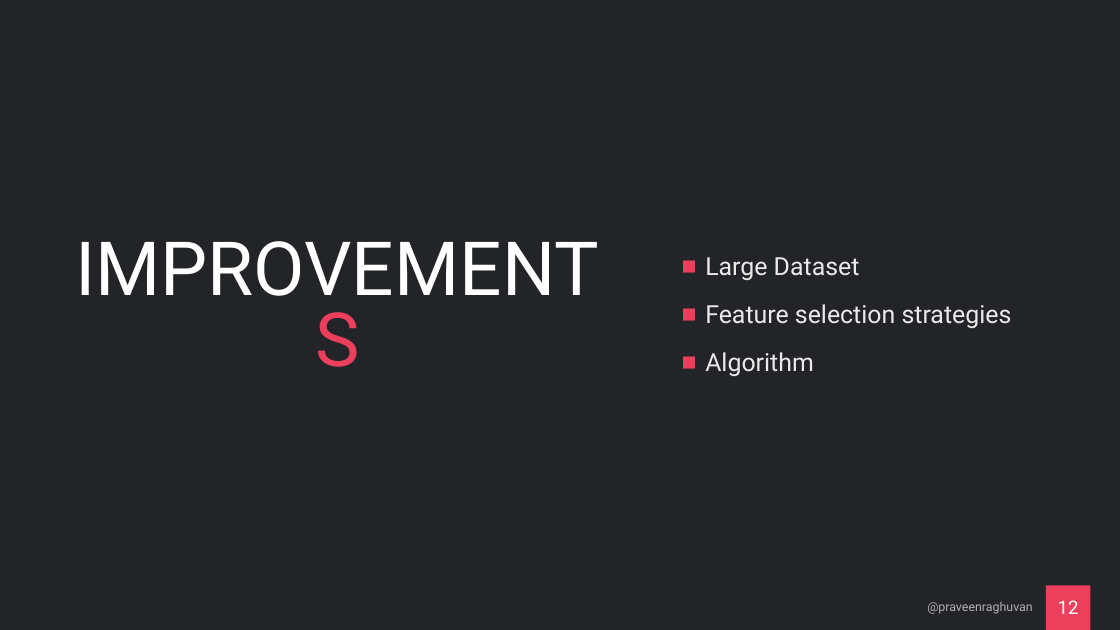
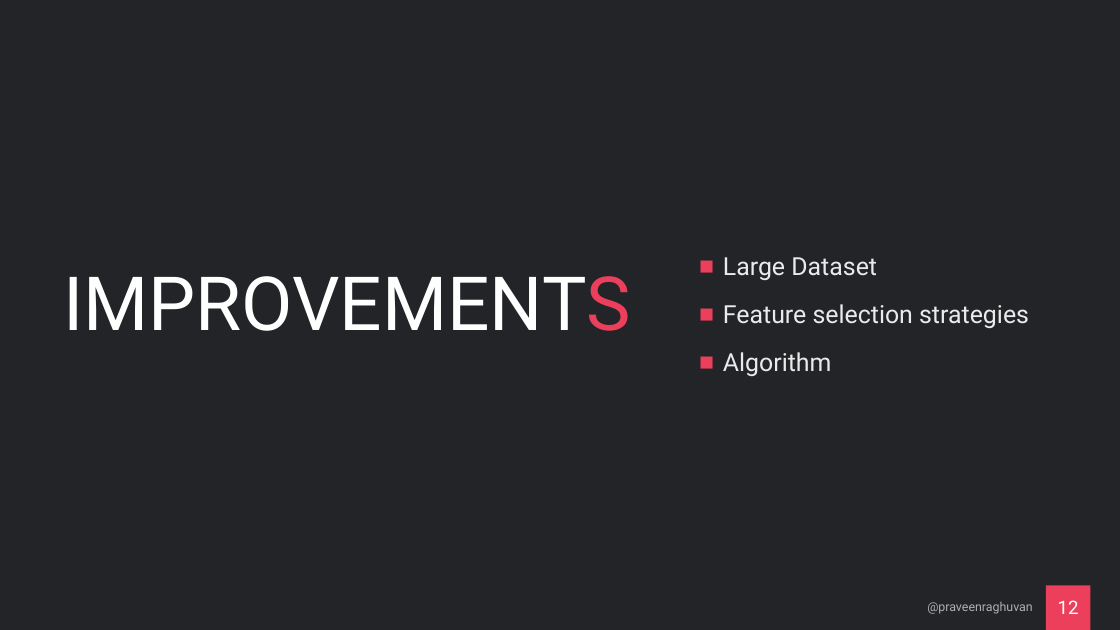
Before and after one commit to praveenraghuvanshi/tech-sessions, a slide deck: slide 12 of 16062021-Global-AI-Community-2021/cricket-analytics.pptx. Drawn at 1120x630 pixels with LibreOffice and Linux fonts; fonts in the diff are those of the drawing. Boxes give left, top, right and bottom in pixels: in the first picture for what was removed or moved away, otherwise in the second. Text is boxed around its words. In the diff, an @@ line names an element or a change of style, - is before the commit and + after.

```diff
--- a/16062021-Global-AI-Community-2021/cricket-analytics.pptx
+++ b/16062021-Global-AI-Community-2021/cricket-analytics.pptx
@@ title "IMPROVEMENTS" rewrapped from (x1=49, y1=57, x2=626, y2=562) to (x1=63, y1=276, x2=631, y2=331) @@
@@ text "Large Dataset" moved from (x1=705, y1=257, x2=1012, y2=376) to (x1=723, y1=257, x2=1029, y2=376) @@
```
Also in this commit, not shown: 3 other slides changed, 1 other file.
